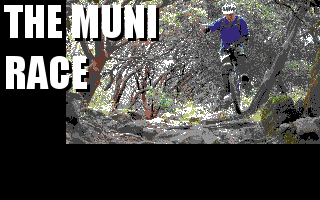
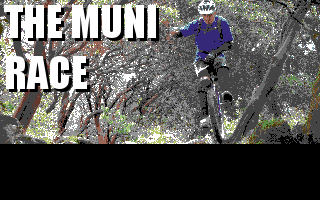
Layers edited between the first and the second 320 x 200 image:
added layer "Pasted Layer" above "Layer #1" over [0, 0, 320, 144]
